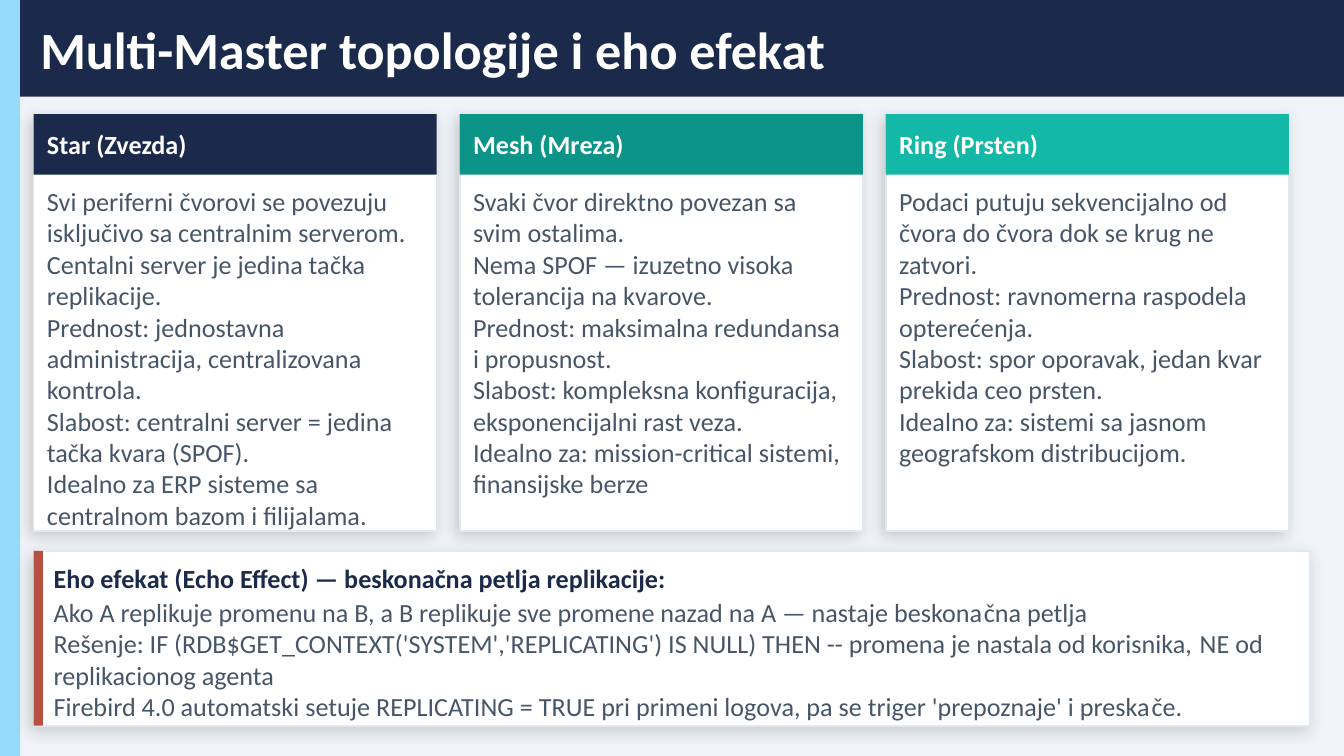
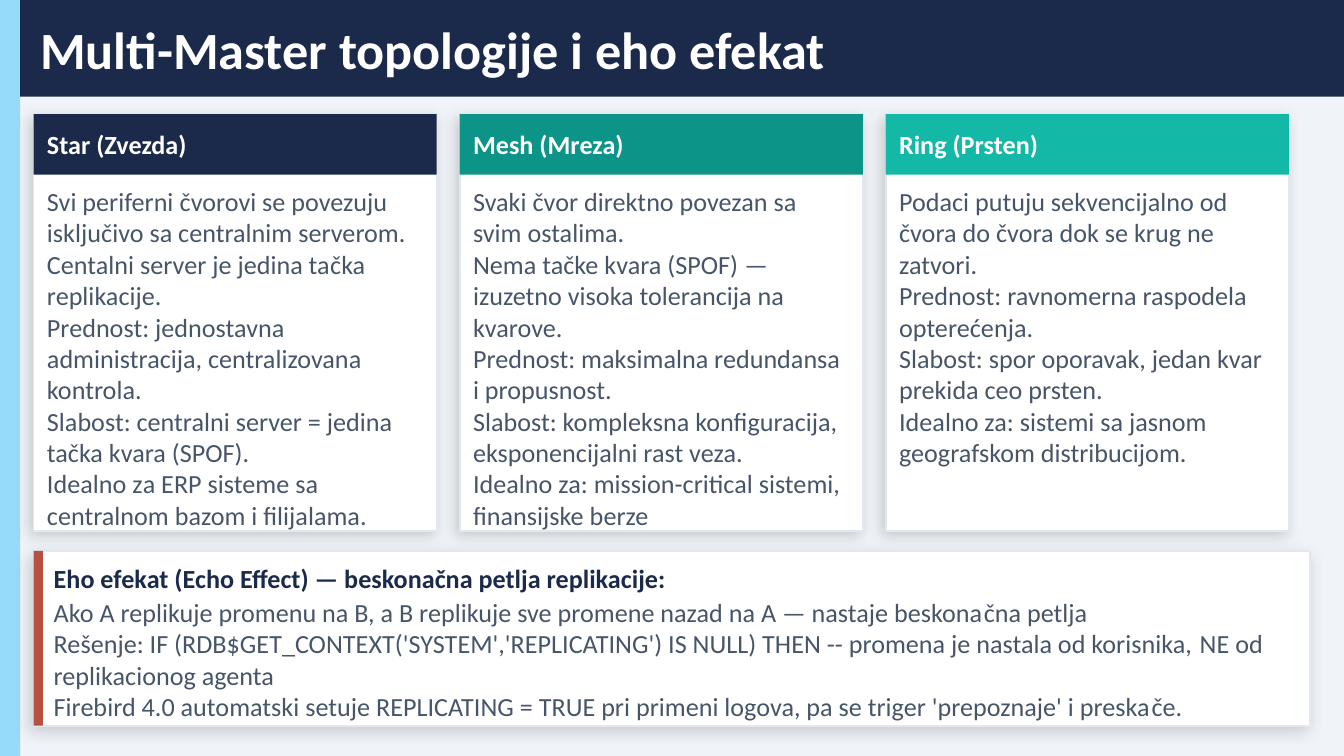
Before and after one commit to jefimija-stamenovic/subp, a slide deck: slide 8 of seminarski-3/Replikacija podataka (replication and mirroring) kod Firebird baze podataka.pptx. Drawn at 1344x756 pixels with LibreOffice and Linux fonts; fonts in the diff are those of the drawing. Boxes give left, top, right and bottom in pixels: in the first picture for what was removed or moved away, otherwise in the second. Text is boxed around its words. In the diff, an @@ line names an element or a change of style, - is before the commit and + after.

```diff
--- a/seminarski-3/Replikacija podataka (replication and mirroring) kod Firebird baze podataka.pptx
+++ b/seminarski-3/Replikacija podataka (replication and mirroring) kod Firebird baze podataka.pptx
@@ text at <box>473,255,784,337</box>: text changed @@
-Nema SPOF — izuzetno visoka tolerancija na kvarove.
+Nema tačke kvara (SPOF) — izuzetno visoka tolerancija na kvarove.
```
Also in this commit, not shown: 1 other slide changed.
